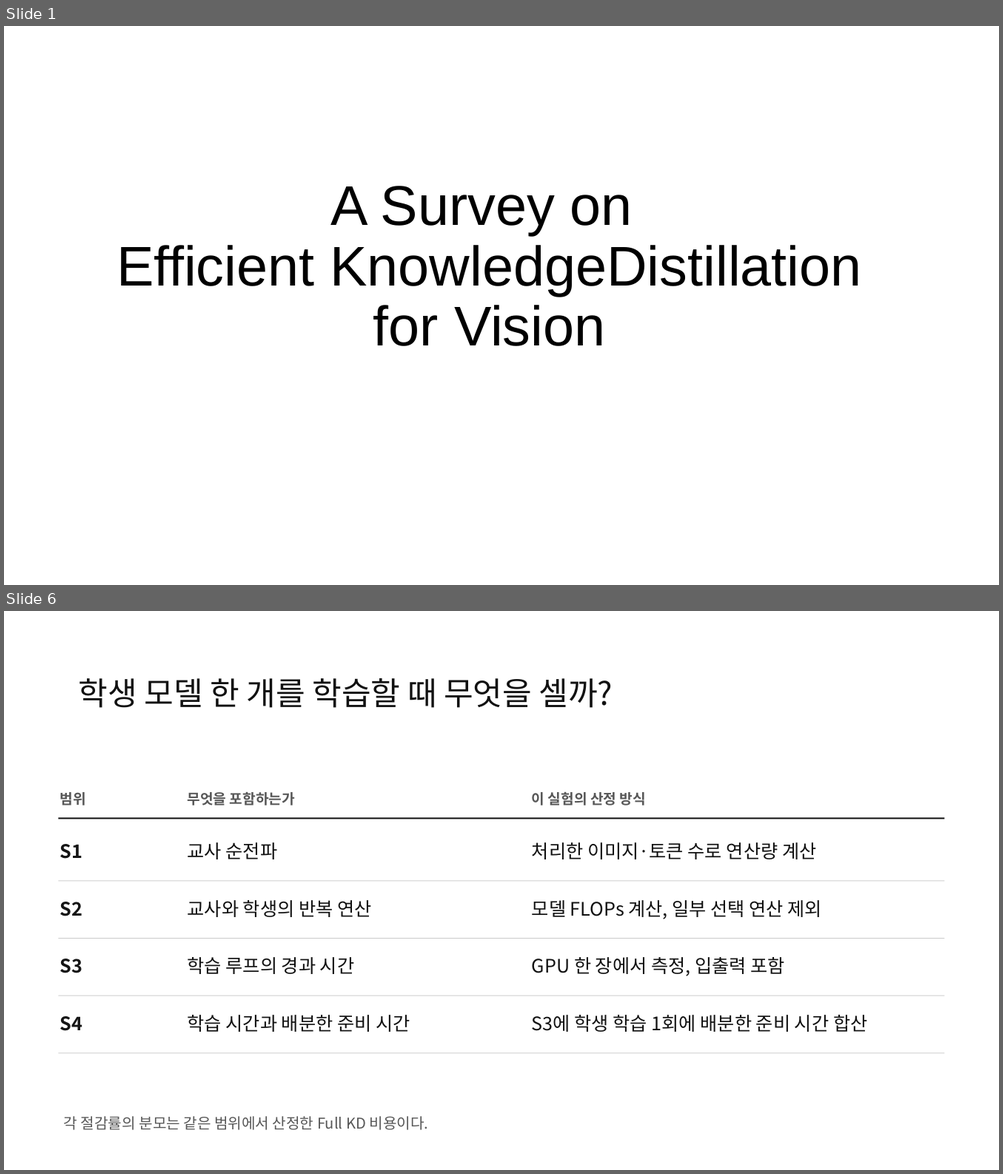
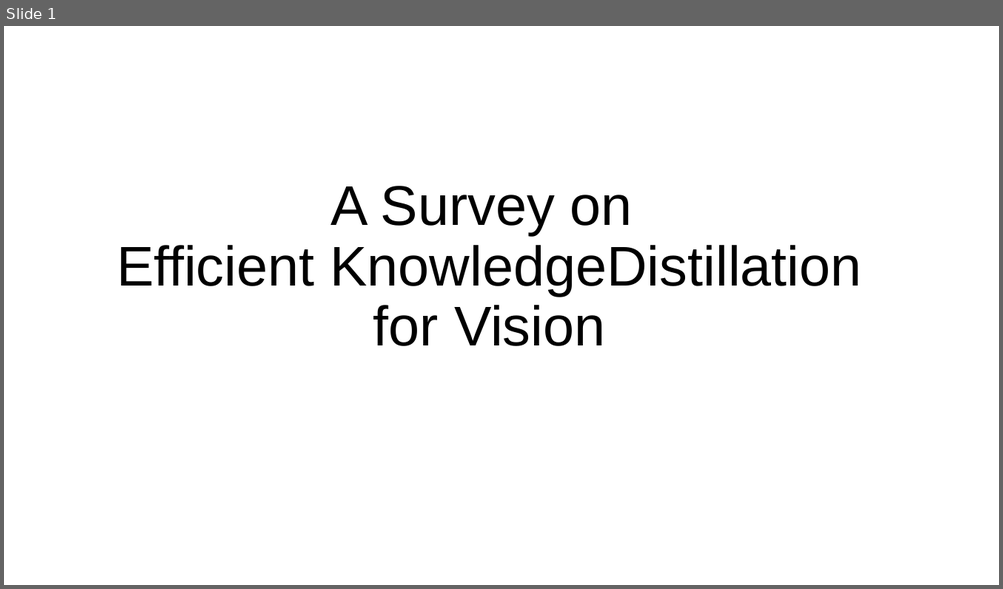
Before and after one commit to jeehoo0507/Efficient-KD-for-Vision, a slide deck: presentations/vision-kd-seminar/EKD-seminar.pptx. Shown one above the other, each under a label of ours: slides 1 and 6 before the commit, slide 1 after it; the slides between them are not shown. The pictures are 1003x1174 and 1003x589 pixels, drawn with LibreOffice and Linux fonts; fonts in the diff are those of the drawing. Boxes give left, top, right and bottom in pixels: in the first picture for what was removed or moved away, otherwise in the second. Text is boxed around its words. In the diff, an @@ line names an element or a change of style, - is before the commit and + after.

Commit message:
Open the lab meeting with its full agenda and organize the evidence into editable result tables

```diff
--- a/presentations/vision-kd-seminar/EKD-seminar.pptx
+++ b/presentations/vision-kd-seminar/EKD-seminar.pptx
@@ slide 6 removed at <box>4,611,999,1170</box>, background #FFFFFF @@
@@ title removed at <box>79,678,612,708</box> @@
-학생 모델 한 개를 학습할 때 무엇을 셀까?
@@ text removed at <box>60,792,86,806</box> @@
-범위
@@ text removed at <box>188,792,295,806</box> @@
-무엇을 포함하는가
@@ text removed at <box>532,792,646,806</box> @@
-이 실험의 산정 방식
@@ rectangle removed at <box>59,817,945,819</box> @@
@@ text removed at <box>60,844,83,859</box> @@
-S1
@@ text removed at <box>188,843,278,860</box> @@
-교사 순전파
@@ text removed at <box>532,843,816,860</box> @@
-처리한 이미지·토큰 수로 연산량 계산
@@ rectangle removed at <box>59,880,945,881</box> @@
@@ text removed at <box>60,902,83,917</box> @@
-S2
@@ text removed at <box>188,900,371,917</box> @@
-교사와 학생의 반복 연산
@@ text removed at <box>532,900,822,920</box> @@
-모델 FLOPs 계산, 일부 선택 연산 제외
@@ rectangle removed at <box>59,939,945,940</box> @@
@@ text removed at <box>60,959,83,974</box> @@
-S3
@@ text removed at <box>188,957,354,974</box> @@
-학습 루프의 경과 시간
@@ text removed at <box>532,957,784,977</box> @@
-GPU 한 장에서 측정, 입출력 포함
@@ rectangle removed at <box>59,996,945,997</box> @@
@@ text removed at <box>60,1017,83,1031</box> @@
-S4
@@ text removed at <box>188,1015,410,1032</box> @@
-학습 시간과 배분한 준비 시간
@@ text removed at <box>532,1015,867,1032</box> @@
-S3에 학생 학습 1회에 배분한 준비 시간 합산
@@ rectangle removed at <box>59,1054,945,1054</box> @@
@@ text removed at <box>64,1116,429,1130</box> @@
-각 절감률의 분모는 같은 범위에서 산정한 Full KD 비용이다.
```
Also in this commit, not shown: 5 slides changed, 10 slides added, 12 other slides removed, 22 other files.
